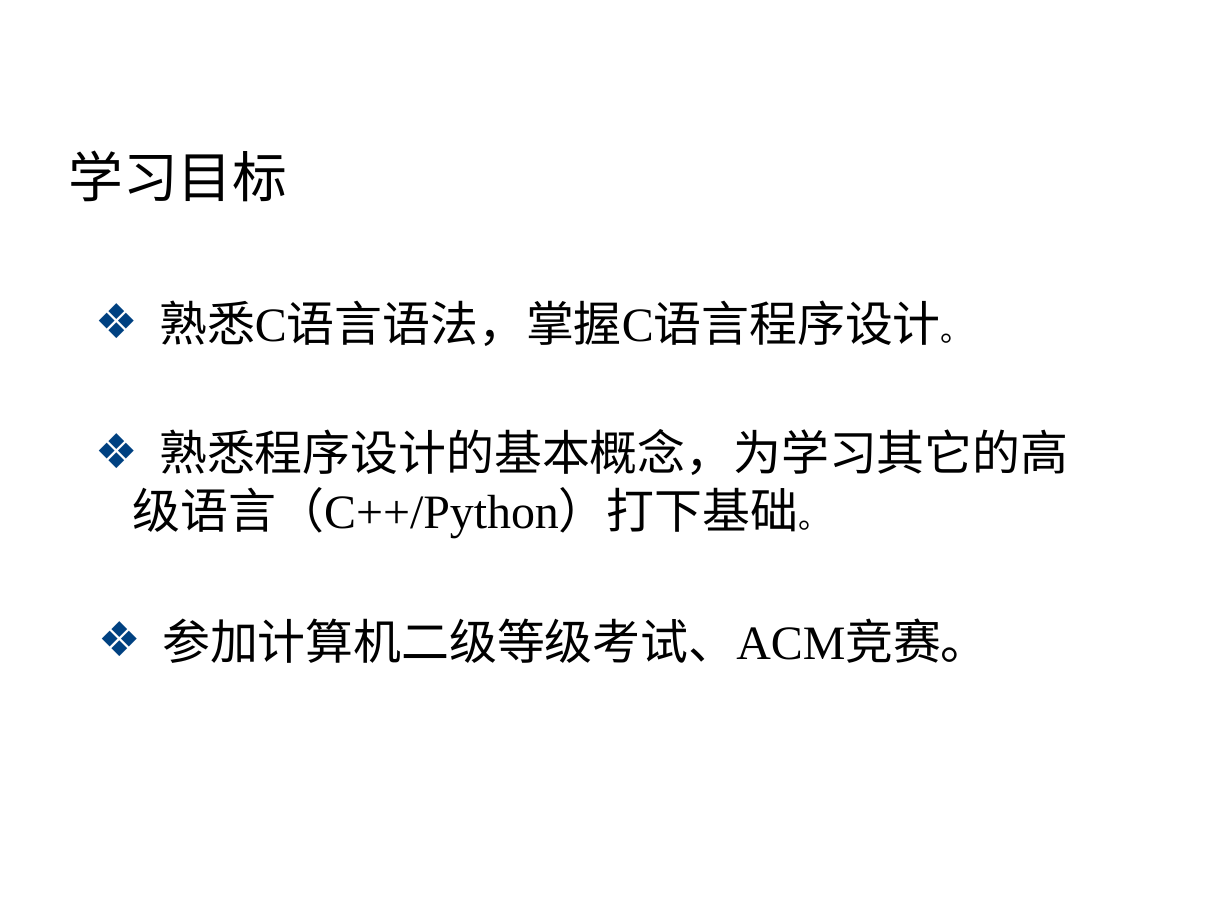
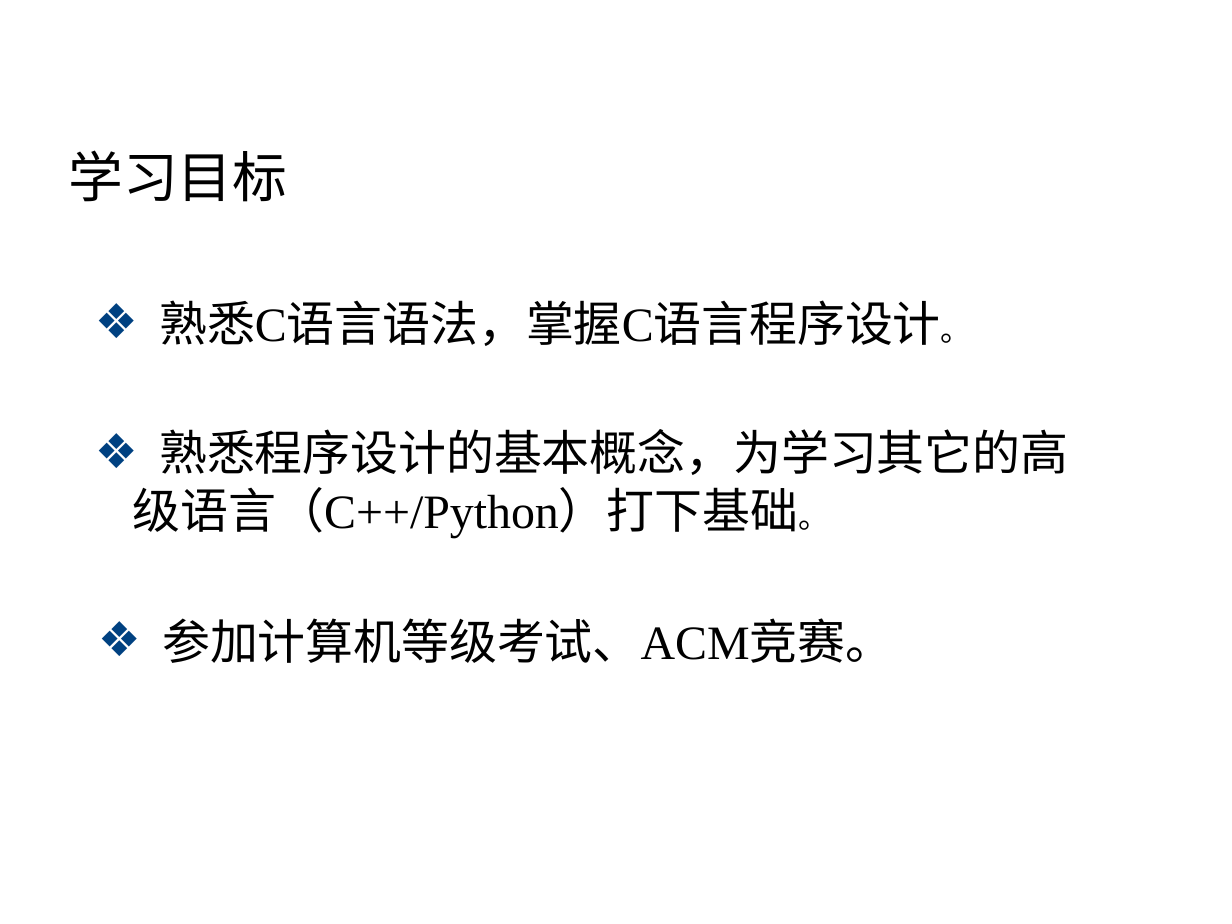
Before and after one commit to rshouc/Advanced-Programming-2018-Autumn, a slide deck: slide 18 of Slides/0 课程概况.pptx (slide 17 before the commit). Drawn at 1232x924 pixels with LibreOffice and Linux fonts; fonts in the diff are those of the drawing; background and template pictures are left out. Boxes give left, top, right and bottom in pixels: in the first picture for what was removed or moved away, otherwise in the second. Text is boxed around its words. In the diff, an @@ line names an element or a change of style, - is before the commit and + after.

```diff
--- a/Slides/0 课程概况.pptx
+++ b/Slides/0 课程概况.pptx
@@ text at (x1=162, y1=618, x2=893, y2=663): text changed @@
-❖ 参加计算机二级等级考试、ACM竞赛。
+❖ 参加计算机等级考试、ACM竞赛。
```
Also in this commit, not shown: 4 other slides changed, 1 slide added, 4 other files.
